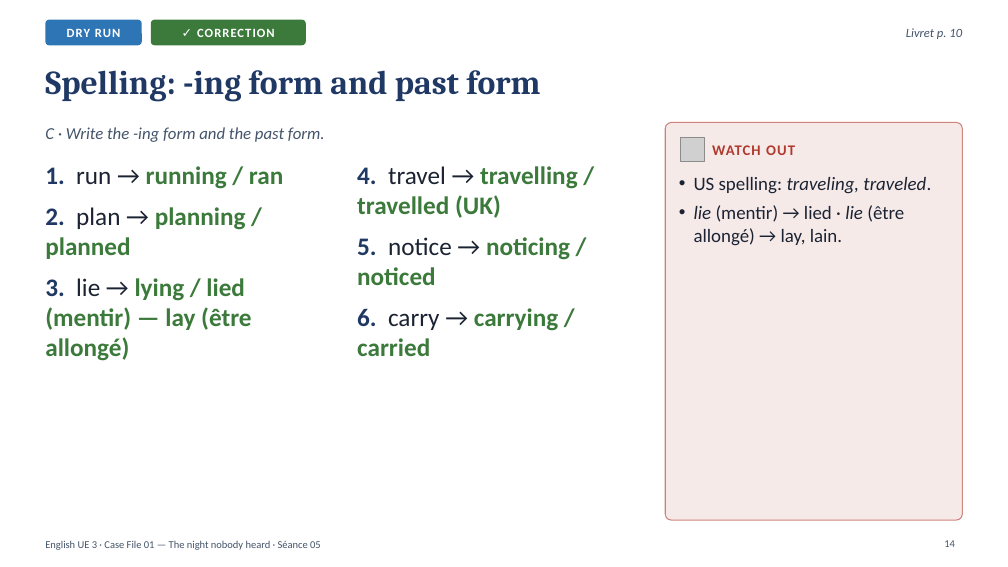
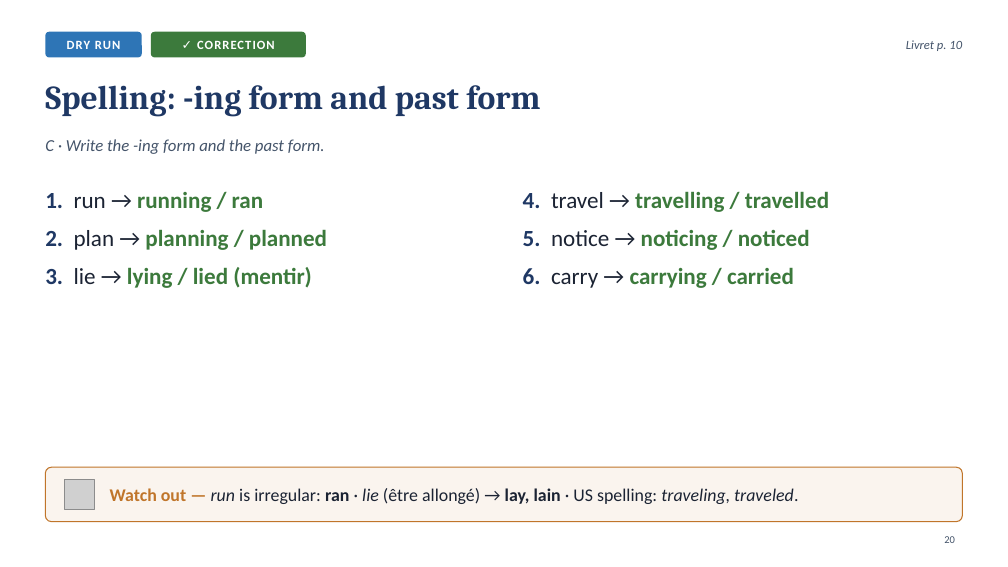
Before and after one commit to ajouniaux/talenleren, a slide deck: slide 20 of powerpoints/Seance_05_Scene2_The_timeline.pptx (slide 14 before the commit). Drawn at 1008x567 pixels with LibreOffice and Linux fonts; fonts in the diff are those of the drawing; grey boxes stand for pictures. Boxes give left, top, right and bottom in pixels: in the first picture for what was removed or moved away, otherwise in the second. Text is boxed around its words. In the diff, an @@ line names an element or a change of style, - is before the commit and + after.

```diff
--- a/powerpoints/Seance_05_Scene2_The_timeline.pptx
+++ b/powerpoints/Seance_05_Scene2_The_timeline.pptx
@@ 2 rounded rectangles, 1 text: place and size @@
-2 rounded rectangles, 1 text at bbox=[45, 20, 962, 45]
+2 rounded rectangles, 1 text at bbox=[45, 32, 962, 57]
@@ title "Spelling: -ing form and past ...": place and size @@
-title "Spelling: -ing form and past ..." at bbox=[45, 70, 540, 102]
+title "Spelling: -ing form and past ..." at bbox=[45, 85, 540, 117]
@@ text "C · Write the -ing ...": place and size @@
-text "C · Write the -ing ..." at bbox=[45, 127, 325, 142]
+text "C · Write the -ing ..." at bbox=[45, 139, 325, 154]
@@ rounded rectangle removed at bbox=[665, 123, 963, 520] @@
@@ picture removed at bbox=[681, 138, 705, 162] @@
@@ text removed at bbox=[712, 145, 795, 155] @@
-WATCH OUT
@@ text removed at bbox=[694, 177, 931, 246] @@
-• US spelling: traveling, traveled.
-• lie (mentir) → lied · lie (être allongé) → lay, lain.
@@ text at bbox=[45, 192, 327, 250]: size 24 to 22 pt in "1. run → running / ran", "2. plan → planning / planned" @@
@@ text "1. run → running / ...": place and size @@
-text "1. run → running / ..." at bbox=[45, 166, 283, 361]
+text "1. run → running / ..." at bbox=[45, 192, 327, 288]
@@ text at bbox=[523, 192, 829, 212]: text changed; size 24 to 22 pt @@
-4. travel → travelling / travelled (UK)
+4. travel → travelling / travelled
@@ text "4. travel → travelling / ...": place and size @@
-text "4. travel → travelling / ..." at bbox=[357, 166, 578, 356]
+text "4. travel → travelling / ..." at bbox=[523, 192, 829, 288]
@@ text at bbox=[523, 230, 810, 288]: size 24 to 22 pt in "5. notice → noticing / noticed", "6. carry → carrying / carried" @@
@@ text at bbox=[45, 267, 312, 288]: text changed; size 24 to 22 pt @@
-3. lie → lying / lied (mentir) — lay (être allongé)
+3. lie → lying / lied (mentir)
@@ rounded rectangle added at bbox=[45, 467, 963, 522], fill #C0752A at 8% opacity, outline #C0752A 1 pt @@
@@ picture added at bbox=[64, 479, 95, 510] @@
@@ text added at bbox=[110, 488, 798, 504], 17 pt, text #1B2333 @@
+Watch out — run is irregular: ran · lie (être allongé) → lay, lain · US spelling: traveling, traveled.
@@ page number added at bbox=[944, 536, 955, 543], 10 pt, text #44546A @@
+20
@@ text removed at bbox=[45, 540, 321, 550] @@
-English UE 3 · Case File 01 — The night nobody heard · Séance 05
@@ page number removed at bbox=[944, 540, 955, 547] @@
-14
```
Also in this commit, not shown: 14 other slides changed, 12 slides added, 2 slides removed, 7 other files.
